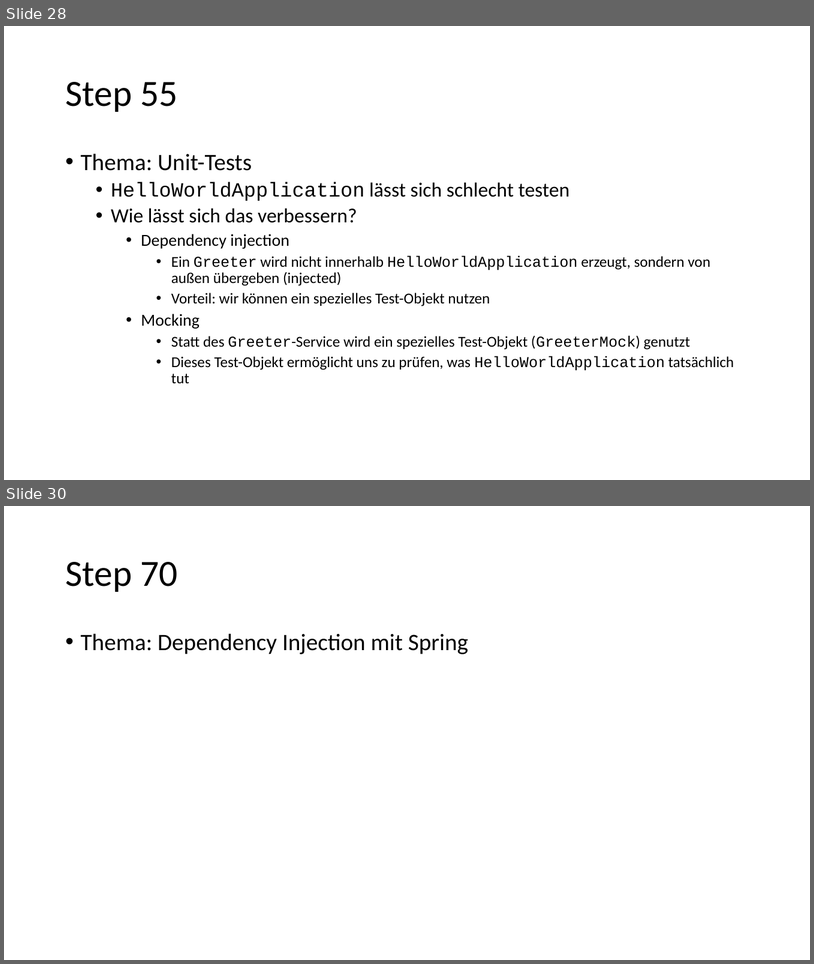
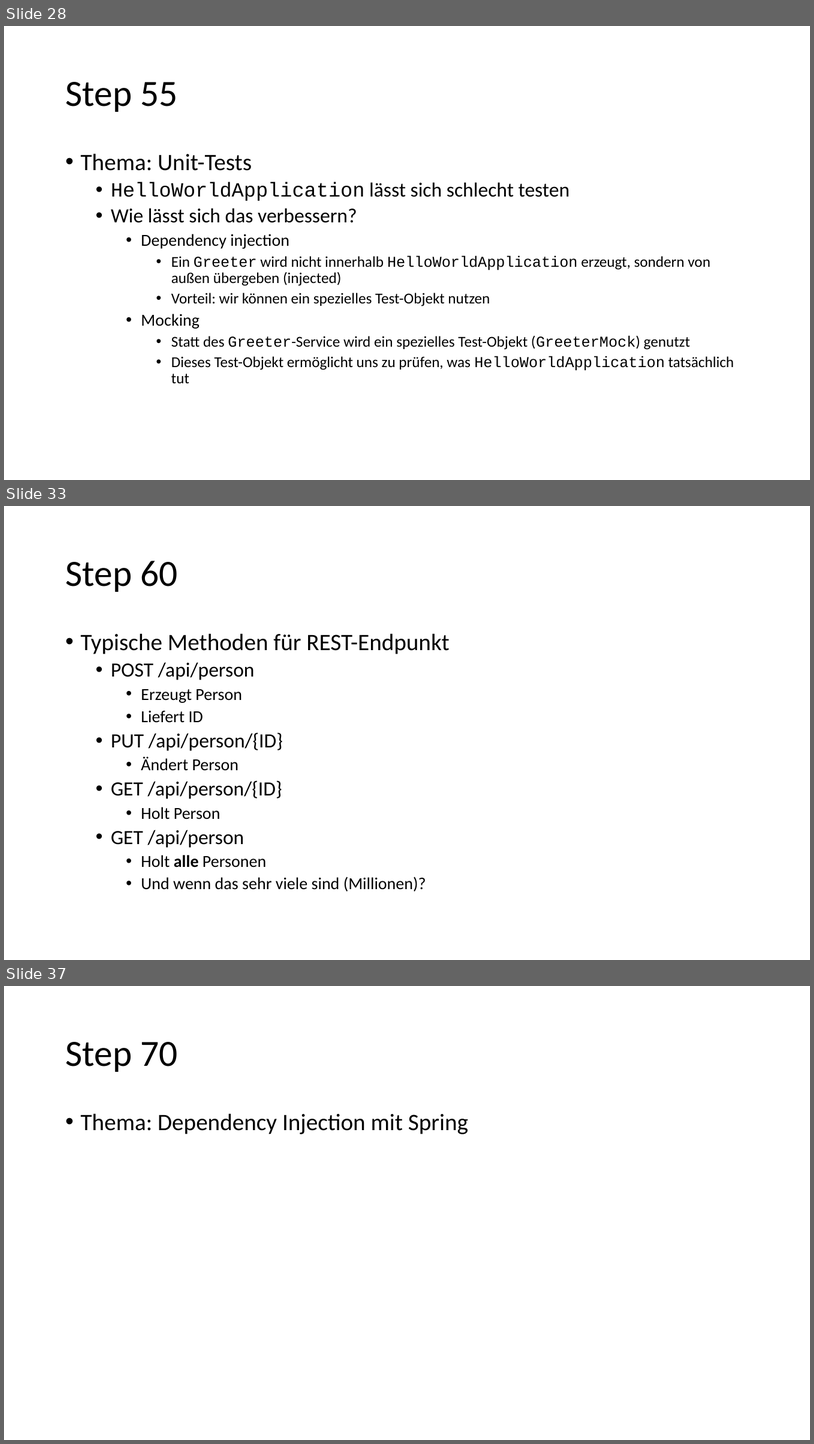
Before and after one commit to igeldo/PR4-SoSe23, a slide deck: Java-Starter.pptx. Shown one above the other, each under a label of ours: slides 28 and 30 before the commit, slides 28, 33 and 37 after it; the slides between them are not shown. The pictures are 814x964 and 814x1444 pixels, drawn with LibreOffice and Linux fonts; fonts in the diff are those of the drawing. Boxes give left, top, right and bottom in pixels: in the first picture for what was removed or moved away, otherwise in the second. Text is boxed around its words. In the diff, an @@ line names an element or a change of style, - is before the commit and + after.

Commit message:
add slides for step0060

```diff
--- a/Java-Starter.pptx
+++ b/Java-Starter.pptx
@@ slide 33 added at bbox=[4, 506, 810, 960], background #FFFFFF @@
@@ title added at bbox=[65, 561, 178, 592], 44 pt, text #000000 @@
+Step 60
@@ text added at bbox=[81, 633, 449, 891], 20 pt, text #000000 @@
+• Typische Methoden für REST-Endpunkt
+  • POST /api/person
+    • Erzeugt Person
+    • Liefert ID
+  • PUT /api/person/{ID}
+    • Ändert Person
+  • GET /api/person/{ID}
+    • Holt Person
+  • GET /api/person
+    • Holt alle Personen
+    • Und wenn das sehr viele sind (Millionen)?
@@ what was slide 30 is now slide 37 @@
```
Also in this commit, not shown: 1 slide changed, 6 other slides added.
